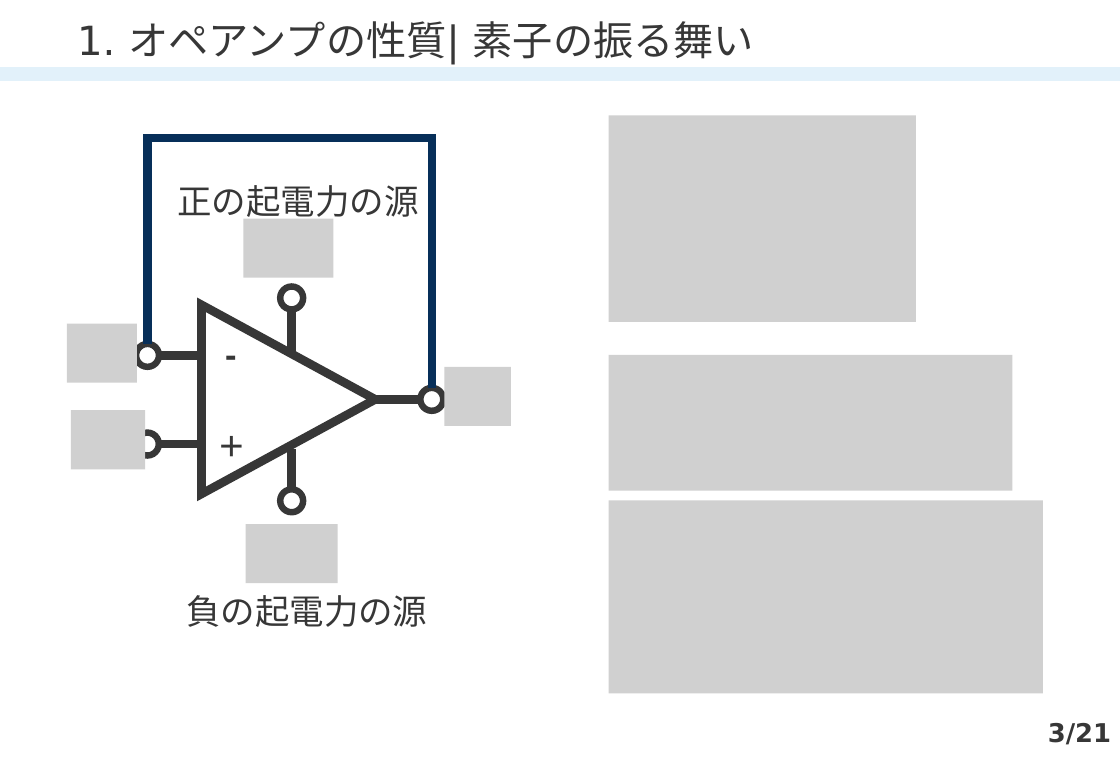
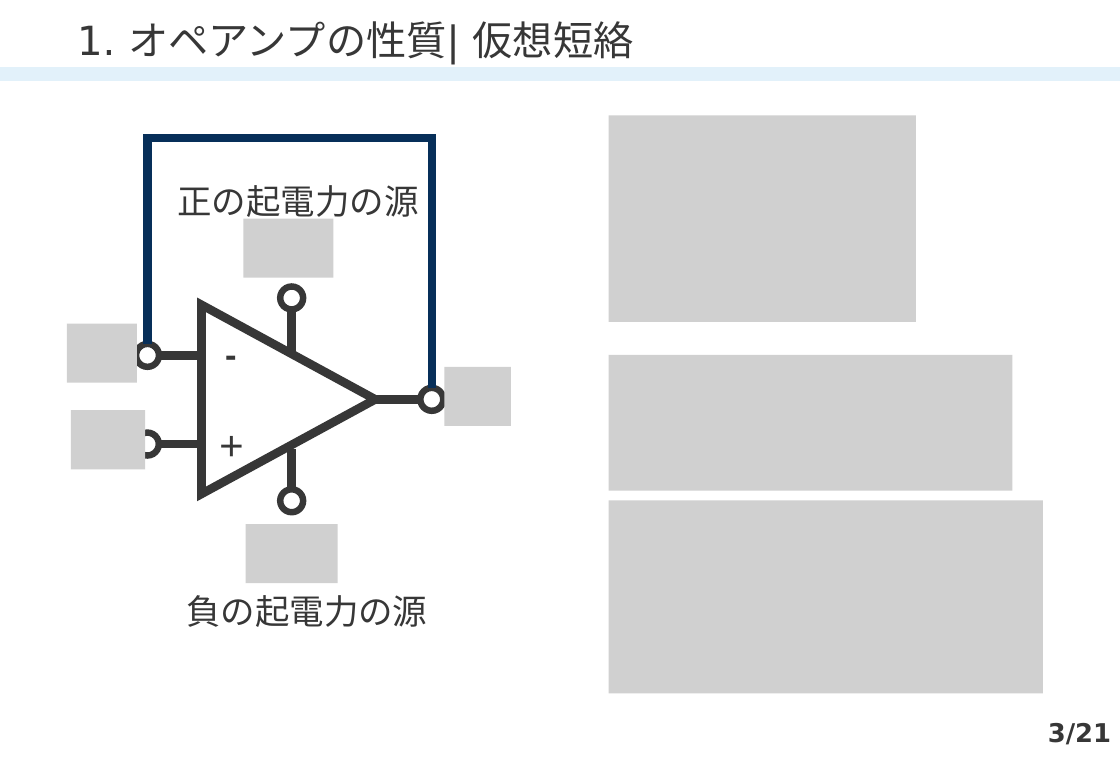
Before and after one commit to xiang-gong3944/----, a slide deck: slide 3 of 2024_05_10_電子回路/1522068_電子回路.pptx. Drawn at 1120x775 pixels with LibreOffice and Linux fonts; fonts in the diff are those of the drawing; grey boxes stand for pictures. Boxes give left, top, right and bottom in pixels: in the first picture for what was removed or moved away, otherwise in the second. Text is boxed around its words. In the diff, an @@ line names an element or a change of style, - is before the commit and + after.

```diff
--- a/2024_05_10_電子回路/1522068_電子回路.pptx
+++ b/2024_05_10_電子回路/1522068_電子回路.pptx
@@ title at (77, 21, 634, 65): text changed @@
-1. オペアンプの性質| 素子の振る舞い
+1. オペアンプの性質| 仮想短絡
```
Also in this commit, not shown: 3 other slides changed, 6 slides added, 1 other file.
